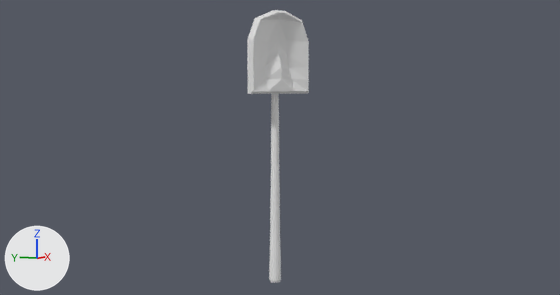
The Blender file source/Assets/Prototype Stuff/Tool/protoShovel.blend: old version first, new version second.
Rendered twice from the file's camera 'Camera'. The axes (+X, +Y, +Z) are drawn at lower left. The lights are the same throughout.
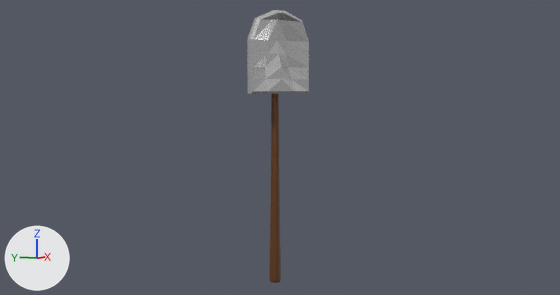
Location of each change, (x1, y1, x2, y2) in pixels of the pictures (560 x 295 px):
```json
{"object": "Cube", "change": "recoloured", "before": [247, 10, 309, 94], "after": [247, 10, 309, 94]}
{"object": "Cylinder", "change": "recoloured", "before": [269, 94, 281, 283], "after": [269, 94, 281, 283], "on screen": "white to brown"}
```

Edits to the scene script, one JSON object a line:
```json
{"op": "add", "block": "mat_material_003", "code": ["mat_material_003 = principled_material('Material.003')", "mat_material_003.base_color = (0.8, 0.8, 0.8)  # white #e7e7e7", "mat_material_003.metallic = 1.0", "mat_material_003.roughness = 0.212"]}
{"op": "add", "block": "mat_material_002", "code": ["mat_material_002 = principled_material('Material.002')", "mat_material_002.base_color = (0.111, 0.0339, 0.00175)  # brown #5e3406"]}
{"block": "me_cylinder", "where": "me_cylinder.from_pydata(...)  # 144 vertices, 130 faces; spans x -0.021..0.021, y -0.021..0.021, z -0.308..0.417"}
{"op": "add", "block": "me_cylinder", "code": "me_cylinder.materials.append(mat_material_002)  # brown #5e3406"}
{"block": "me_cube_001", "where": "me_cube_001.from_pydata(...)  # 63 vertices, 55 faces; spans x -0.032..0.155, y -0.317..0.0, z -0.367..0.367"}
{"op": "add", "block": "me_cube_001", "code": "me_cube_001.materials.append(mat_material_003)  # white #e7e7e7"}
```
